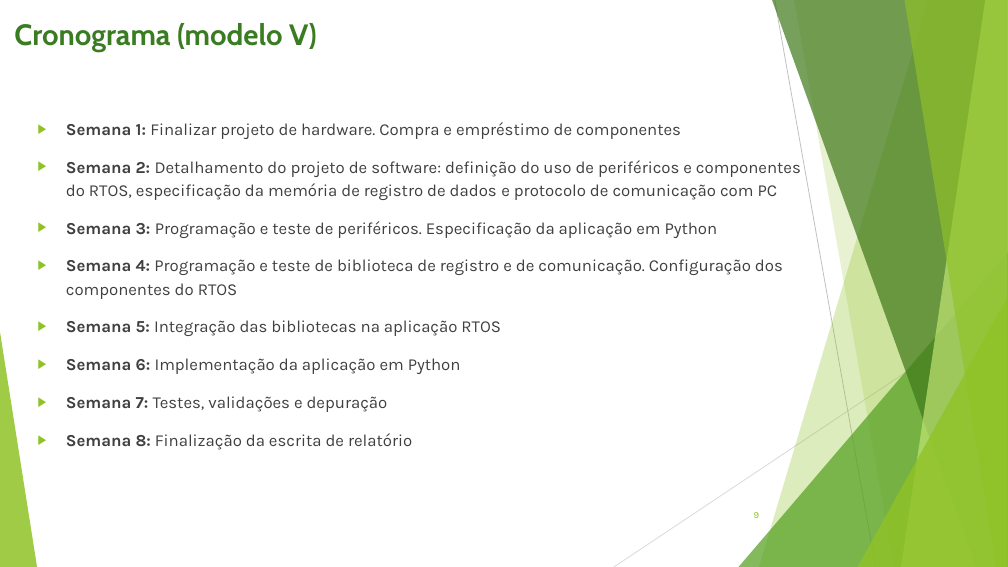
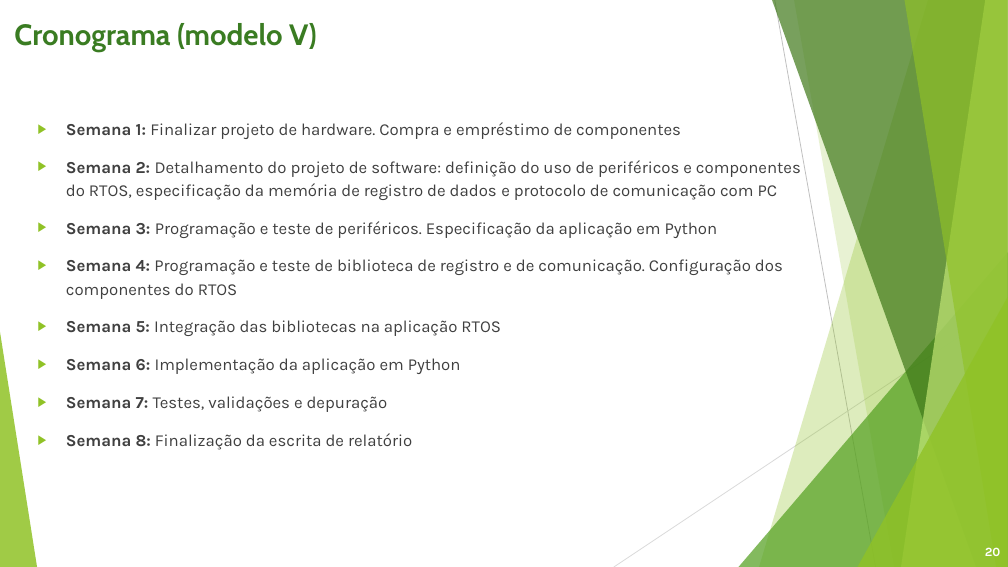
Before and after one commit to gabrielbrunheira/project-reggae, a slide deck: slide 20 of docs/IM420X - Projeto Reggae (Etapa 2).pptx (slide 9 before the commit). Drawn at 1008x567 pixels with LibreOffice and Linux fonts; fonts in the diff are those of the drawing. Boxes give left, top, right and bottom in pixels: in the first picture for what was removed or moved away, otherwise in the second. Text is boxed around its words. In the diff, an @@ line names an element or a change of style, - is before the commit and + after.

```diff
--- a/docs/IM420X - Projeto Reggae (Etapa 2).pptx
+++ b/docs/IM420X - Projeto Reggae (Etapa 2).pptx
@@ page number removed at [754, 512, 759, 518] @@
-9
@@ page number added at [985, 547, 1001, 556], 12 pt, text #FFFFFF, bold @@
+20
```
Also in this commit, not shown: 8 other slides changed, 11 slides added, 2 other files.
